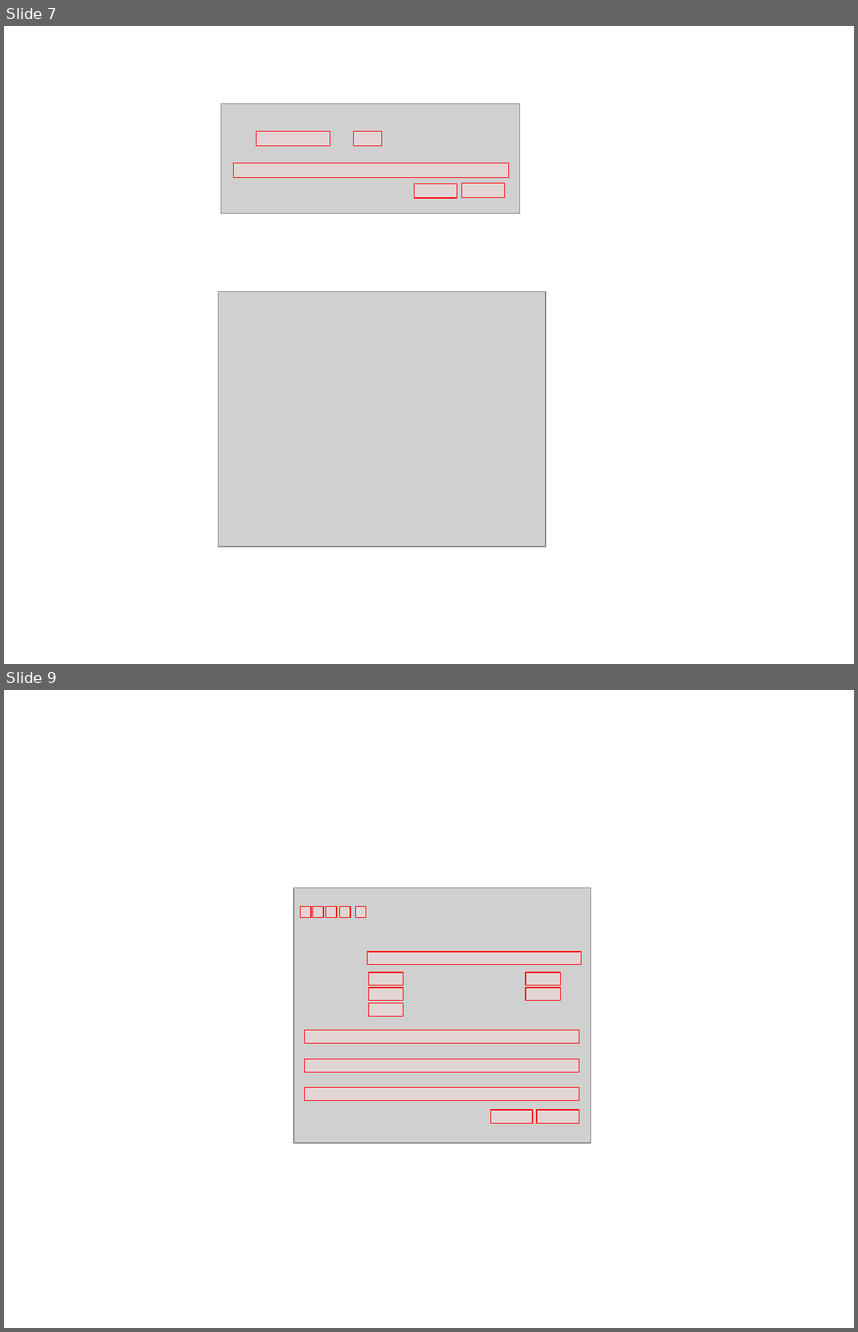
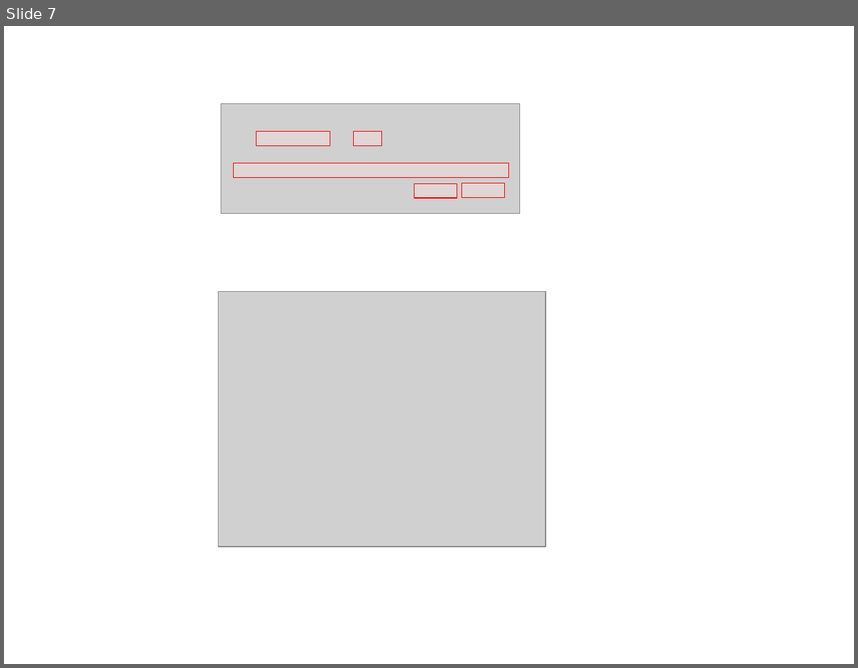
Before and after one commit to CLIMA-VECTO/vecto-sim, a slide deck: User Manual Source/material User Manual.pptx. Shown one above the other, each under a label of ours: slides 7 and 9 before the commit, slide 7 after it; the slides between them are not shown. The pictures are 858x1332 and 858x668 pixels, drawn with LibreOffice and Linux fonts; fonts in the diff are those of the drawing; grey boxes stand for pictures. Boxes give left, top, right and bottom in pixels: in the first picture for what was removed or moved away, otherwise in the second. Text is boxed around its words. In the diff, an @@ line names an element or a change of style, - is before the commit and + after.

```diff
--- a/User Manual Source/material User Manual.pptx
+++ b/User Manual Source/material User Manual.pptx
@@ slide 9 removed at [4, 690, 854, 1328], background #FFFFFF @@
@@ picture removed at [294, 887, 591, 1142] @@
@@ rectangle removed at [301, 906, 312, 917] @@
@@ rectangle removed at [312, 906, 323, 917] @@
@@ rectangle removed at [326, 906, 337, 917] @@
@@ rectangle removed at [340, 906, 351, 917] @@
@@ rectangle removed at [355, 906, 366, 917] @@
@@ rectangle removed at [368, 952, 582, 965] @@
@@ rectangle removed at [369, 972, 404, 985] @@
@@ rectangle removed at [526, 972, 561, 985] @@
@@ rectangle removed at [369, 987, 404, 1000] @@
@@ rectangle removed at [526, 987, 561, 1000] @@
@@ rectangle removed at [369, 1003, 404, 1016] @@
@@ rectangle removed at [305, 1030, 579, 1043] @@
@@ rectangle removed at [305, 1059, 579, 1072] @@
@@ rectangle removed at [305, 1087, 579, 1100] @@
@@ rectangle removed at [490, 1109, 532, 1123] @@
@@ rectangle removed at [537, 1109, 579, 1123] @@
```
Also in this commit, not shown: 6 slides added, 5 other slides removed, 39 other files.
